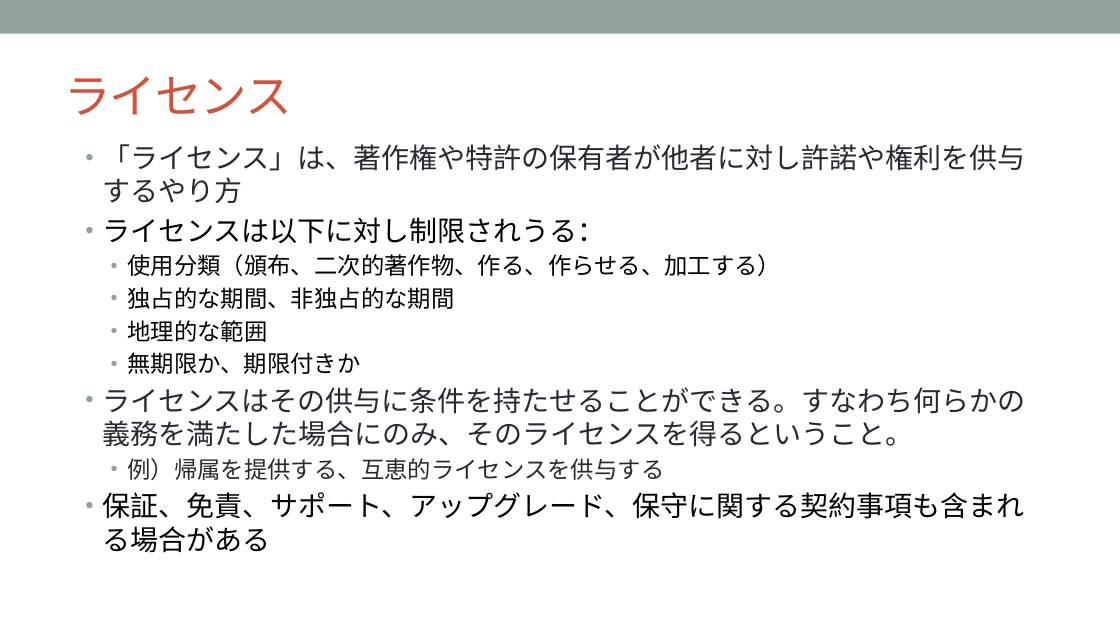
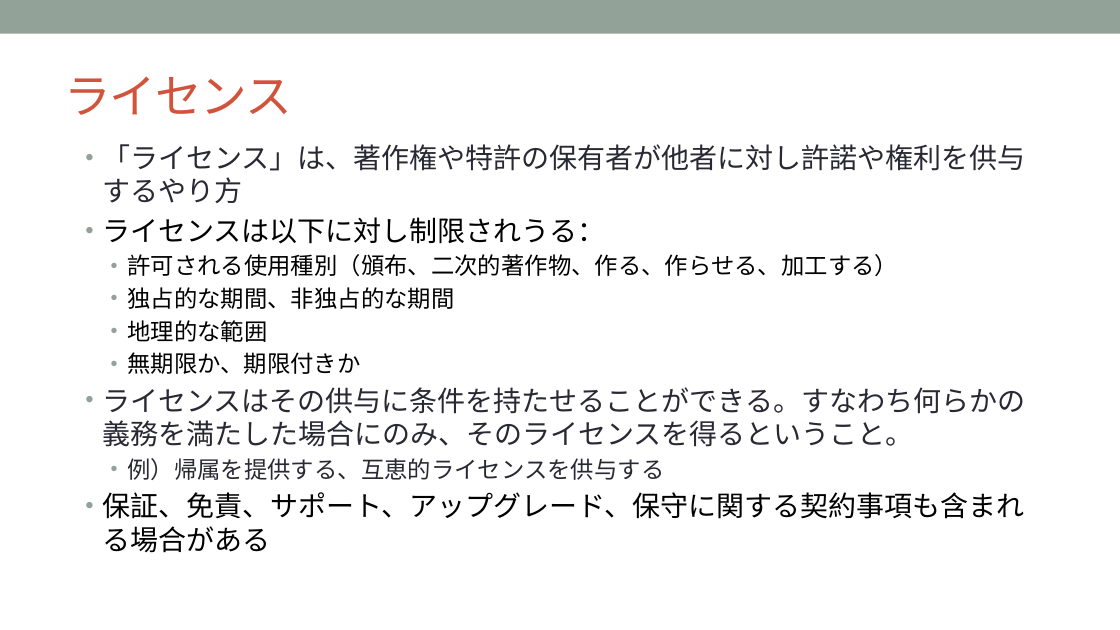
Before and after one commit to OpenChain-Project/Curriculum-Translation-JP, a slide deck: slide 9 of target/openchain-curriculum-release-2.pptx. Drawn at 1120x630 pixels with LibreOffice and Linux fonts; fonts in the diff are those of the drawing; background and template pictures are left out. Boxes give left, top, right and bottom in pixels: in the first picture for what was removed or moved away, otherwise in the second. Text is boxed around its words. In the diff, an @@ line names an element or a change of style, - is before the commit and + after.

```diff
--- a/target/openchain-curriculum-release-2.pptx
+++ b/target/openchain-curriculum-release-2.pptx
@@ text at box(127, 254, 898, 276): text changed @@
-  • 使用分類（頒布、二次的著作物、作る、作らせる、加工する）
+  • 許可される使用種別（頒布、二次的著作物、作る、作らせる、加工する）
```
Also in this commit, not shown: 2 other slides changed, 9 other files.
